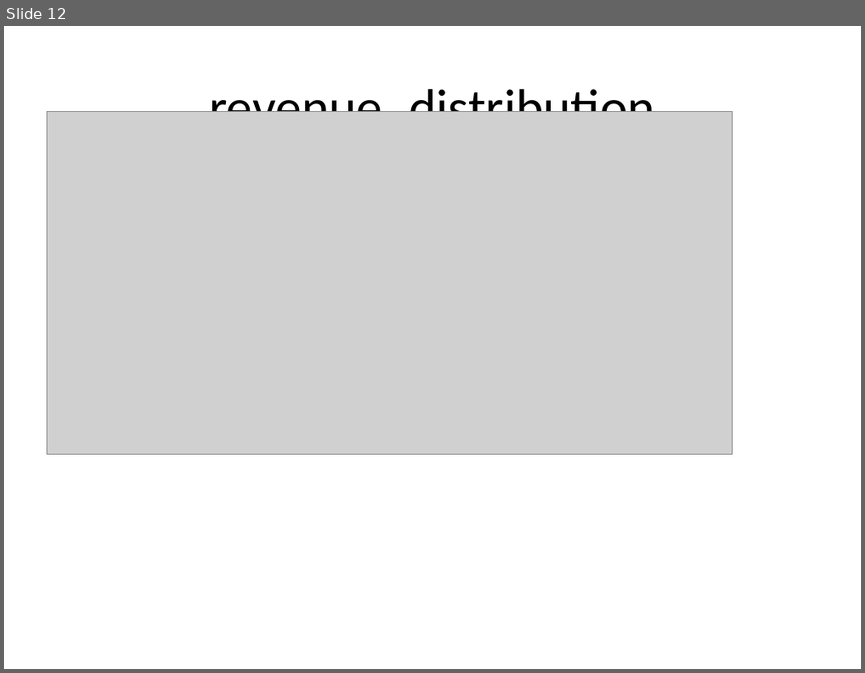
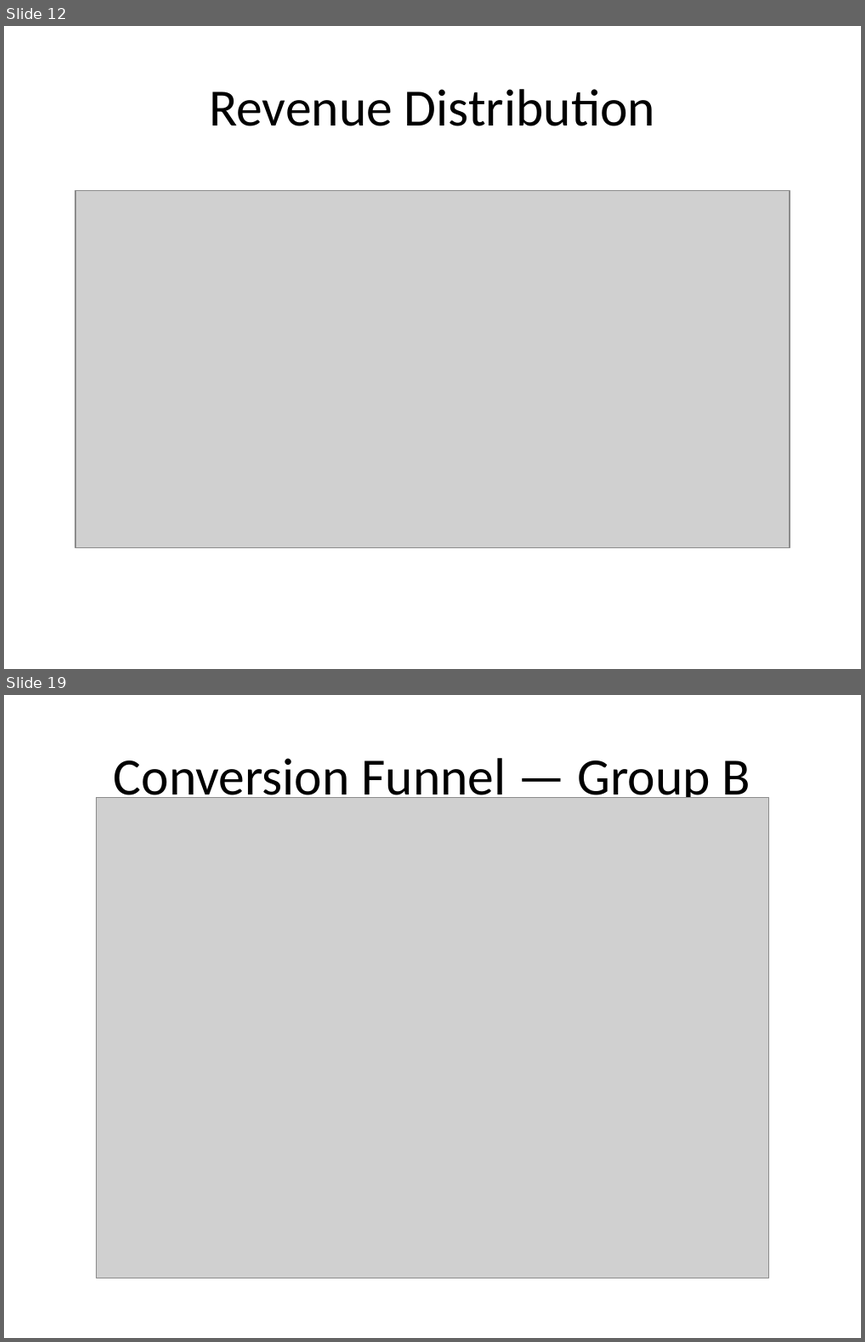
Before and after one commit to cathelenegeorge/CampAIgn-Analytics, a slide deck: reports/final_report.pptx. Shown one above the other, each under a label of ours: slide 12 before the commit, slides 12 and 19 after it; the slides between them are not shown. The pictures are 865x673 and 865x1342 pixels, drawn with LibreOffice and Linux fonts; fonts in the diff are those of the drawing; grey boxes stand for pictures. Boxes give left, top, right and bottom in pixels: in the first picture for what was removed or moved away, otherwise in the second. Text is boxed around its words. In the diff, an @@ line names an element or a change of style, - is before the commit and + after.

```diff
--- a/reports/final_report.pptx
+++ b/reports/final_report.pptx
@@ slide 19 added at (4, 695, 861, 1338), background #FFFFFF @@
@@ title added at (114, 758, 750, 807), 44 pt, text #000000 @@
+Conversion Funnel — Group B
@@ picture added at (97, 798, 768, 1277) @@
@@ slide 12 changed as well @@
@@ title at (209, 89, 655, 126): text changed @@
-revenue_distribution
+Revenue Distribution
@@ picture: place and size @@
-picture at (46, 112, 732, 454)
+picture at (75, 191, 789, 548)
```
Also in this commit, not shown: 7 other slides changed, 12 other slides added, 4 slides removed, 27 other files.
